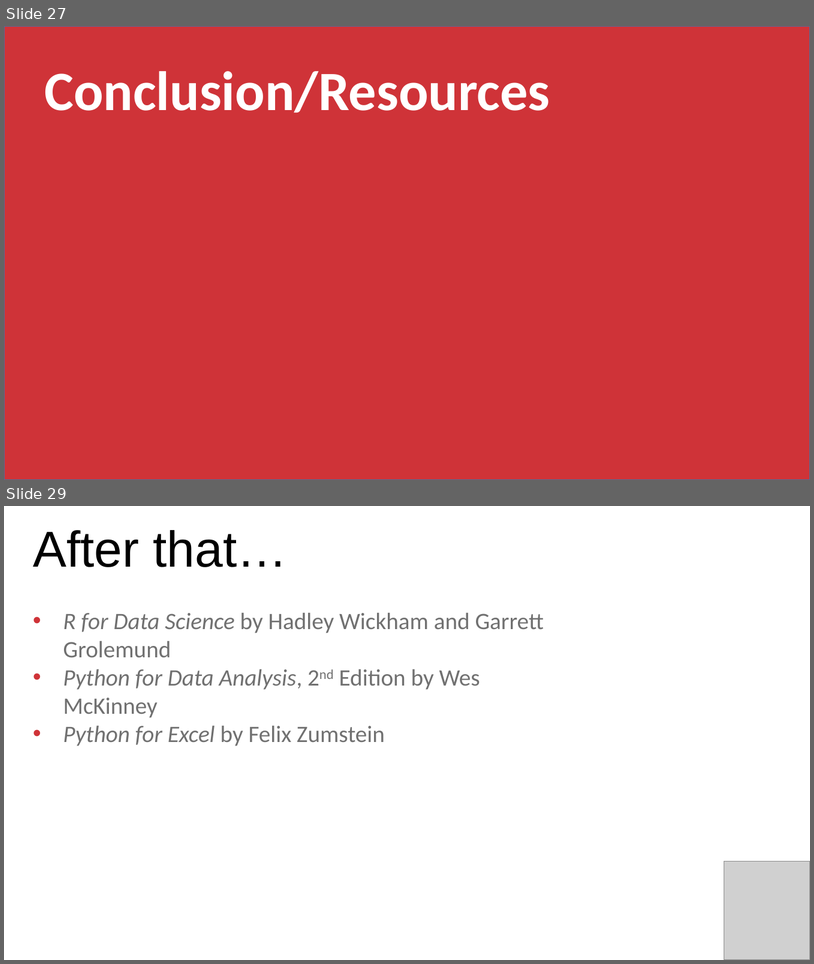
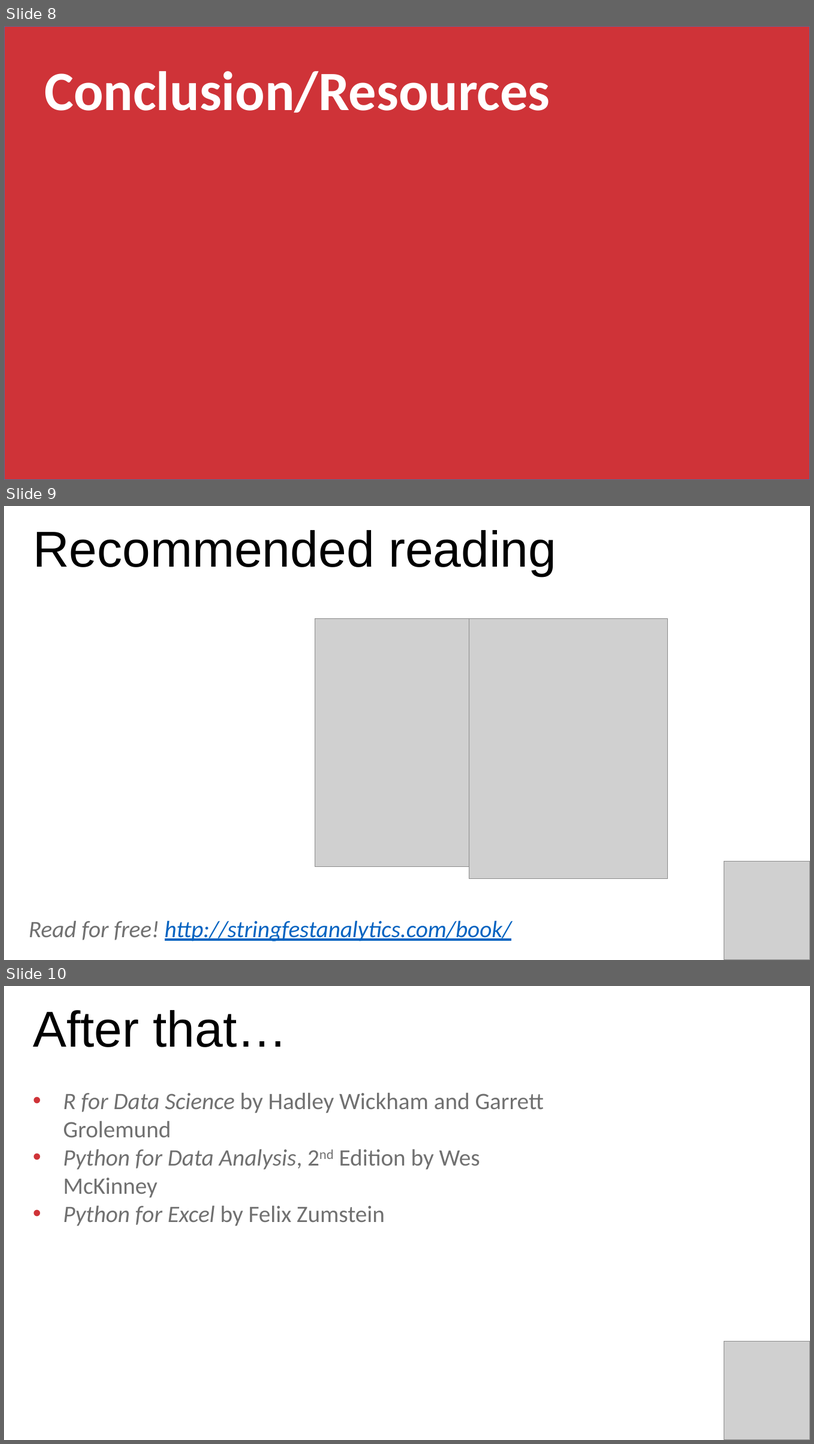
Before and after one commit to stringfestdata/edna-ess-nov-2021, a slide deck: python-for-excel-ess.pptx. Shown one above the other, each under a label of ours: slides 27 and 29 before the commit, slides 8, 9 and 10 after it; the slides between them are not shown. The pictures are 814x964 and 814x1444 pixels, drawn with LibreOffice and Linux fonts; fonts in the diff are those of the drawing; grey boxes stand for pictures. Boxes give left, top, right and bottom in pixels: in the first picture for what was removed or moved away, otherwise in the second. Text is boxed around its words. In the diff, an @@ line names an element or a change of style, - is before the commit and + after.

```diff
--- a/python-for-excel-ess.pptx
+++ b/python-for-excel-ess.pptx
@@ slide 9 added at [4,506,810,960], background #FFFFFF @@
@@ text added at [33,530,557,576], 60 pt, text #000000 @@
+Recommended reading
@@ picture added at [315,619,505,867] @@
@@ picture added at [470,619,668,879] @@
@@ picture added at [725,861,810,960] @@
@@ text added at [29,920,512,941], 28 pt, text #0563C1, italic, underline @@
+Read for free! http://stringfestanalytics.com/book/
@@ what was slide 27 is now slide 8 @@
@@ what was slide 29 is now slide 10 @@
```
Also in this commit, not shown: 20 slides removed.
